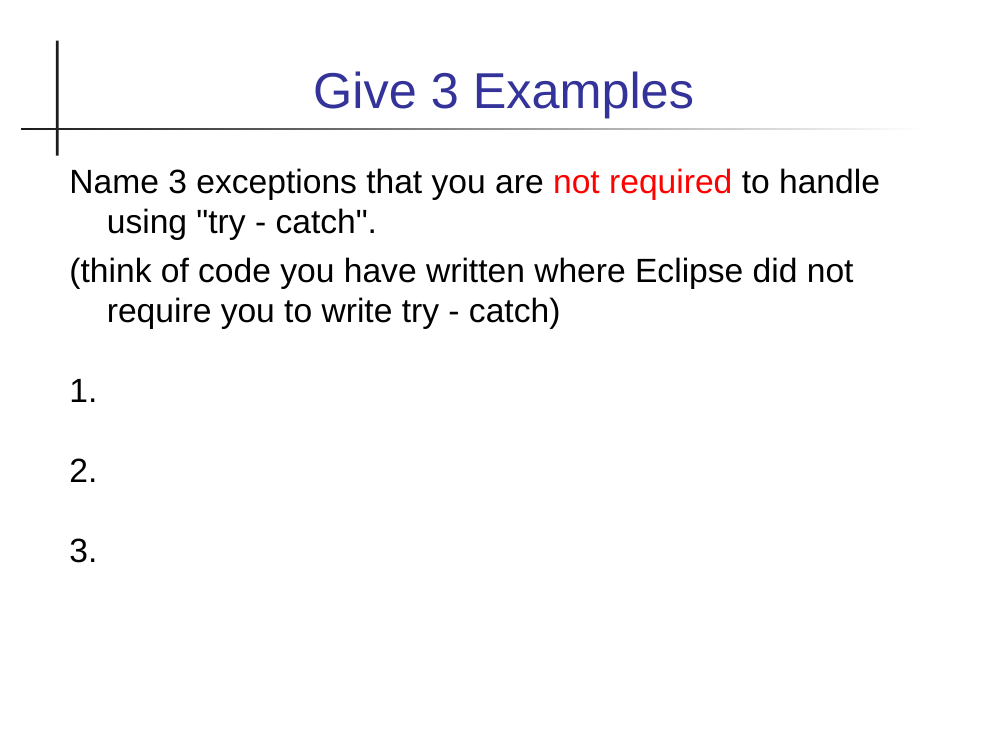
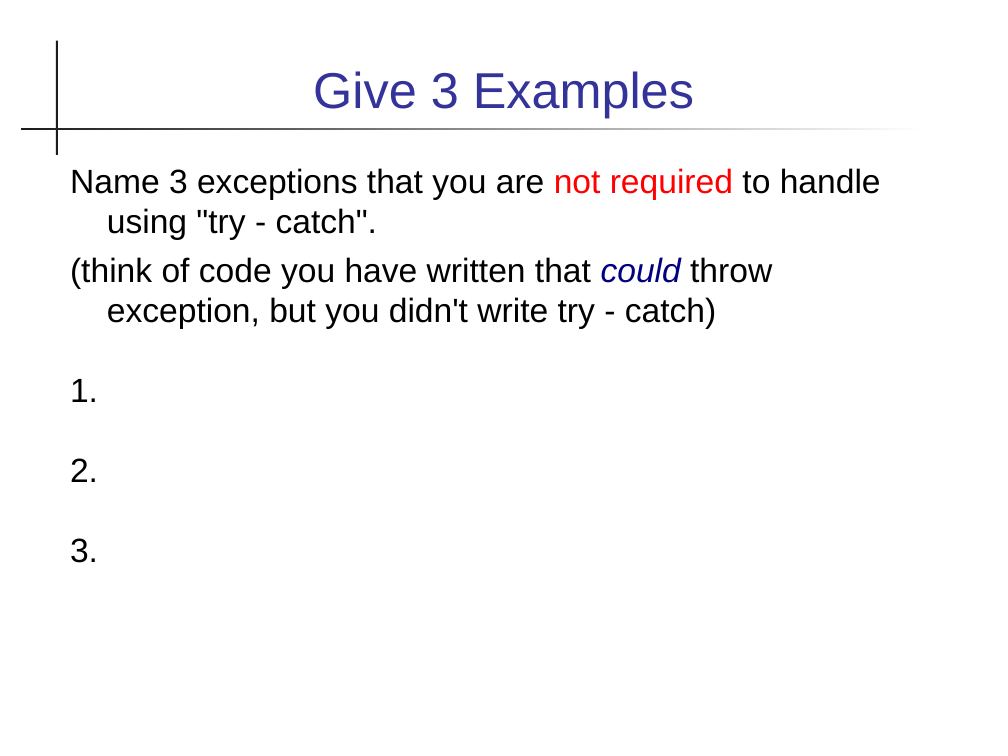
Before and after one commit to skeoop/skeoop.github.io, a slide deck: slide 23 of exceptions/Exceptions.ppt (slide 28 before the commit). Drawn at 1008x756 pixels with LibreOffice and Linux fonts; fonts in the diff are those of the drawing. Boxes give left, top, right and bottom in pixels: in the first picture for what was removed or moved away, otherwise in the second. Text is boxed around its words. In the diff, an @@ line names an element or a change of style, - is before the commit and + after.

Commit message:
revise slides on exceptions

```diff
--- a/exceptions/Exceptions.ppt
+++ b/exceptions/Exceptions.ppt
@@ text at [70, 168, 881, 563]: indent changed @@
@@ text at [70, 257, 772, 329]: text changed @@
-(think of code you have written where Eclipse did not require you to write try - catch)
+(think of code you have written that could throw exception, but you didn't write try - catch)
```
Also in this commit, not shown: 33 other slides changed, 3 slides added, 25 slides removed, 7 other files.
